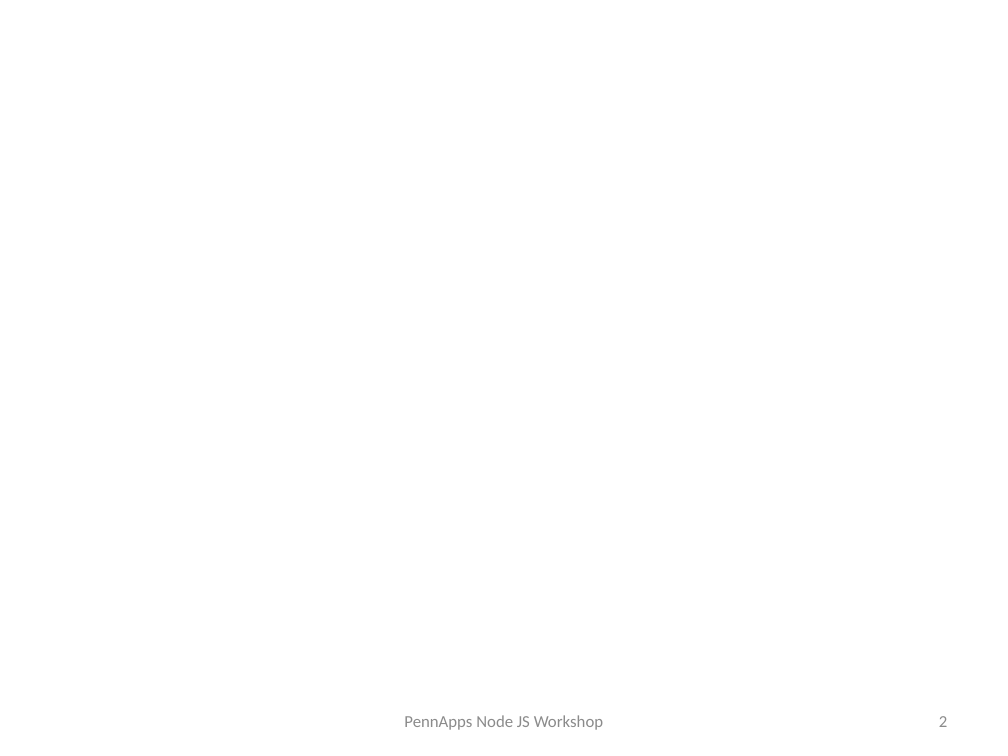
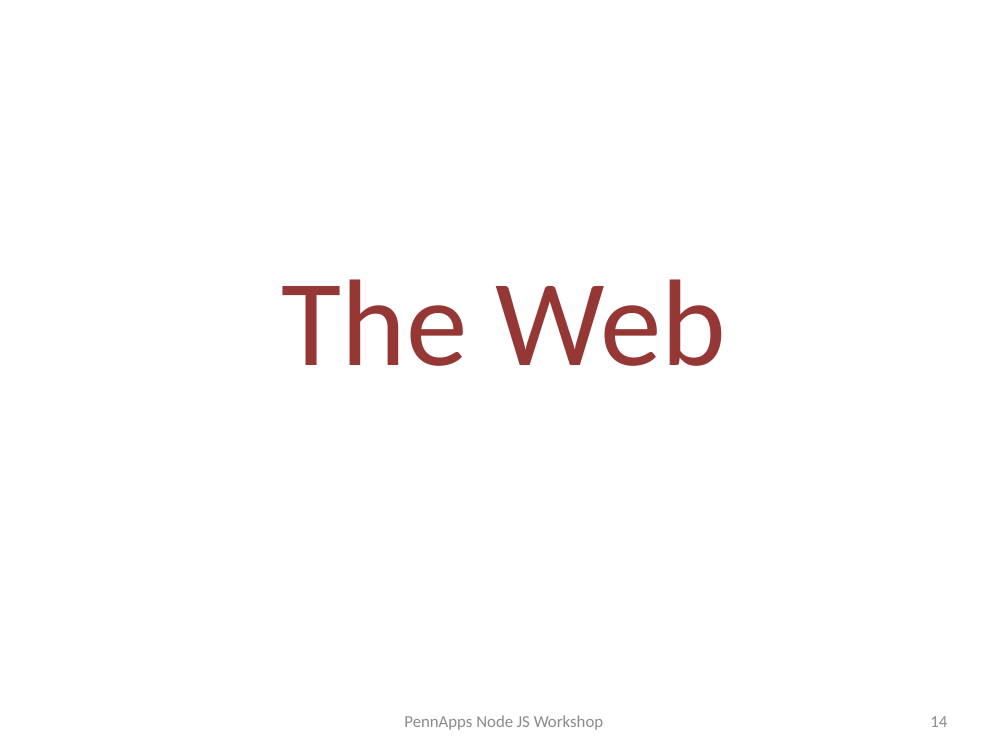
Before and after one commit to jusjmkim/pennapps-nodejs-workshop, a slide deck: slide 14 of pennapps-nodejs-workshop.pptx (slide 2 before the commit). Drawn at 1008x756 pixels with LibreOffice and Linux fonts; fonts in the diff are those of the drawing. Boxes give left, top, right and bottom in pixels: in the first picture for what was removed or moved away, otherwise in the second. Text is boxed around its words. In the diff, an @@ line names an element or a change of style, - is before the commit and + after.

```diff
--- a/pennapps-nodejs-workshop.pptx
+++ b/pennapps-nodejs-workshop.pptx
@@ title added at <box>282,279,726,366</box>, 88 pt, text #953735 @@
+The Web
@@ page number at <box>930,716,947,727</box>: text changed @@
-2
+14
```
Also in this commit, not shown: 20 slides added, 6 other files.
